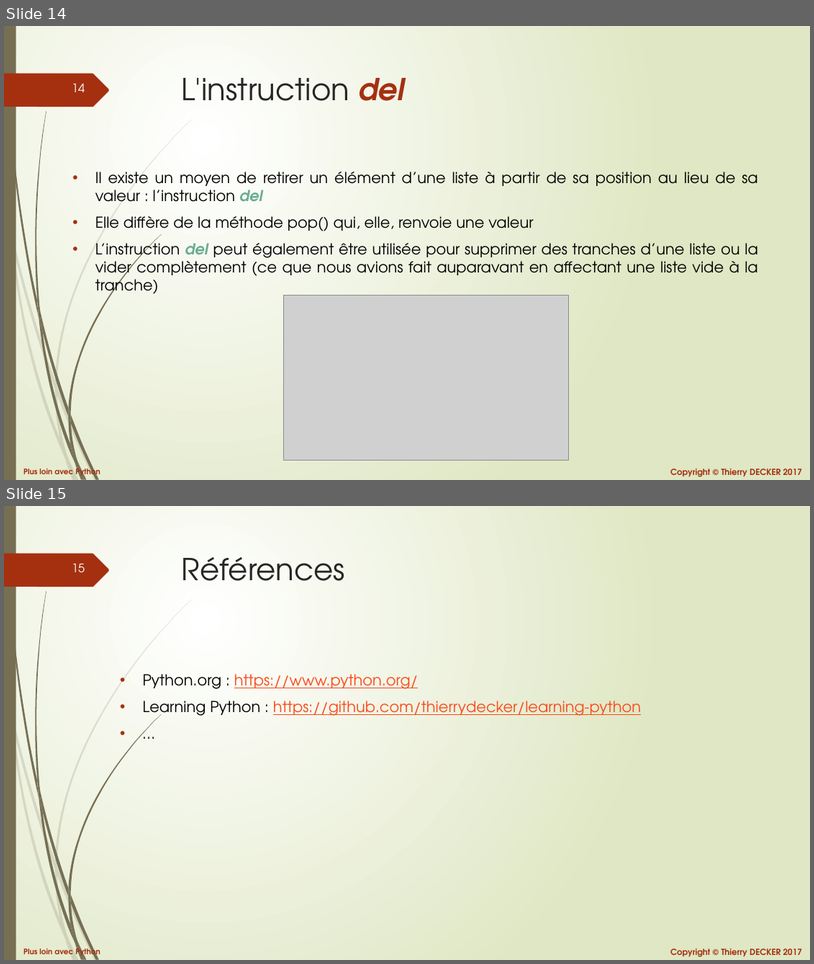
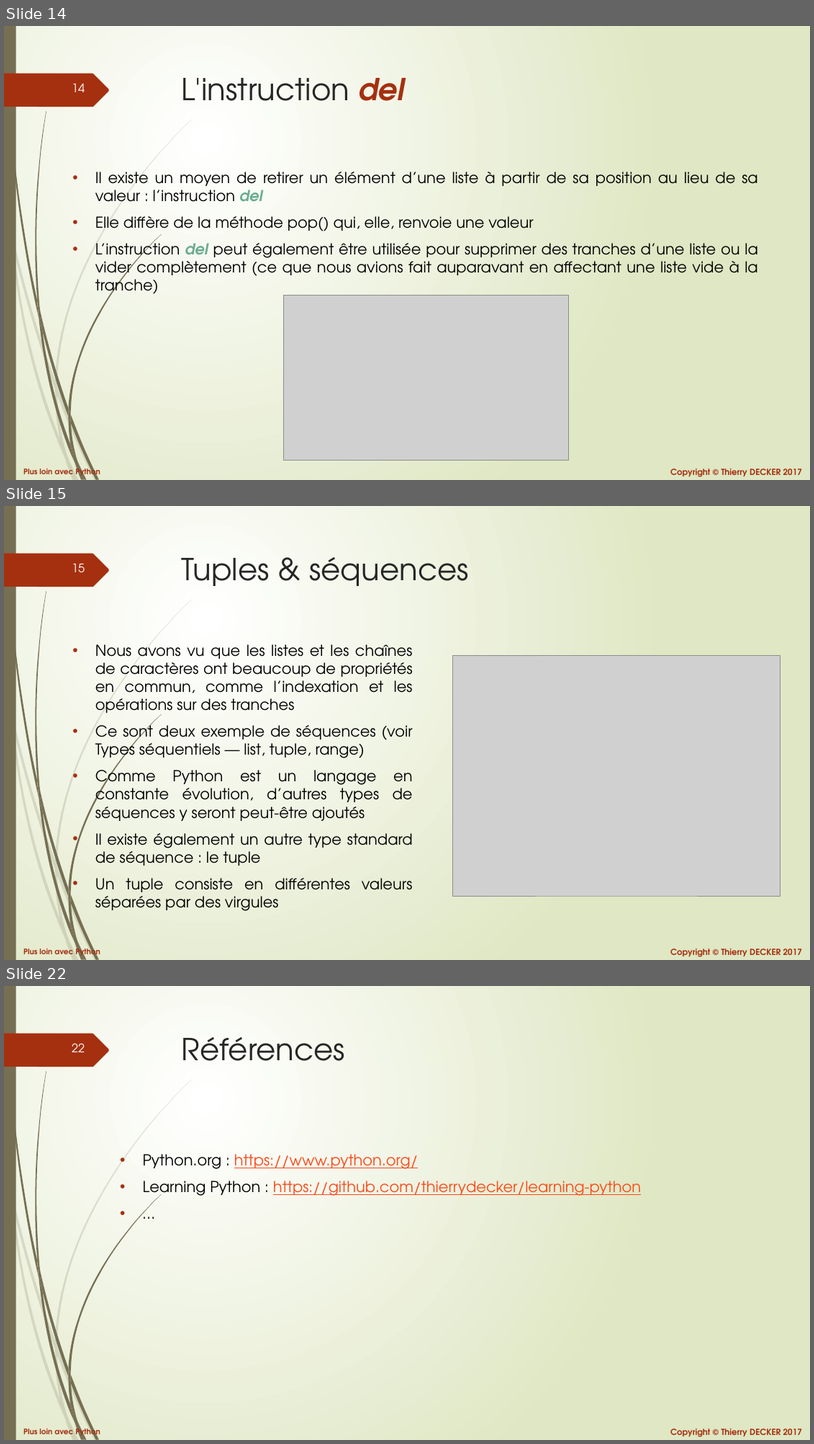
Before and after one commit to VikmanTheRacoon/learning-python, a slide deck: documentations/python-102.pptx. Shown one above the other, each under a label of ours: slides 14 and 15 before the commit, slides 14, 15 and 22 after it; the slides between them are not shown. The pictures are 814x964 and 814x1444 pixels, drawn with LibreOffice and Linux fonts; fonts in the diff are those of the drawing; grey boxes stand for pictures. Boxes give left, top, right and bottom in pixels: in the first picture for what was removed or moved away, otherwise in the second. Text is boxed around its words. In the diff, an @@ line names an element or a change of style, - is before the commit and + after.

```diff
--- a/documentations/python-102.pptx
+++ b/documentations/python-102.pptx
@@ slide 15 added at bbox=[4, 506, 810, 960], background gradient #FFFFFF to #DFE8C4; not listed: 27 template elements that a slide beside it also shows @@
@@ title added at bbox=[182, 557, 469, 586], 36 pt, text #262626 @@
+Tuples & séquences
@@ text added at bbox=[95, 644, 413, 911], 18 pt, text #000000 @@
+• Nous avons vu que les listes et les chaînes de caractères ont beaucoup de propriétés en commun, comme l’indexation et les opérations sur des tranches
+• Ce sont deux exemple de séquences (voir Types séquentiels — list, tuple, range)
+• Comme Python est un langage en constante évolution, d’autres types de séquences y seront peut-être ajoutés
+• Il existe également un autre type standard de séquence : le tuple
+• Un tuple consiste en différentes valeurs séparées par des virgules
@@ picture added at bbox=[453, 656, 781, 896] @@
@@ what was slide 15 is now slide 22 @@
@@ page number at bbox=[72, 1043, 85, 1052]: text changed @@
-15
+22
```
Also in this commit, not shown: 6 other slides added, 1 other file.
